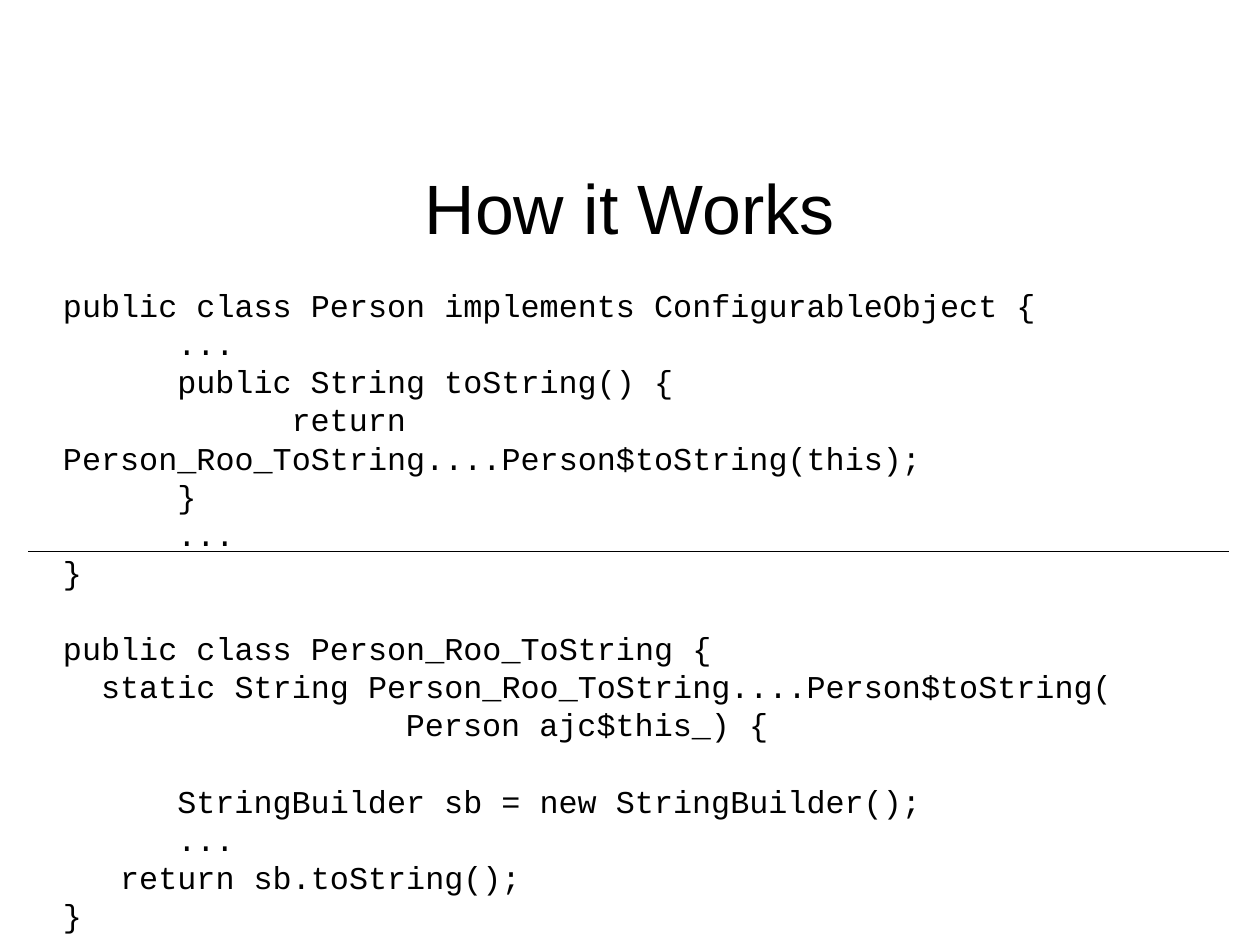
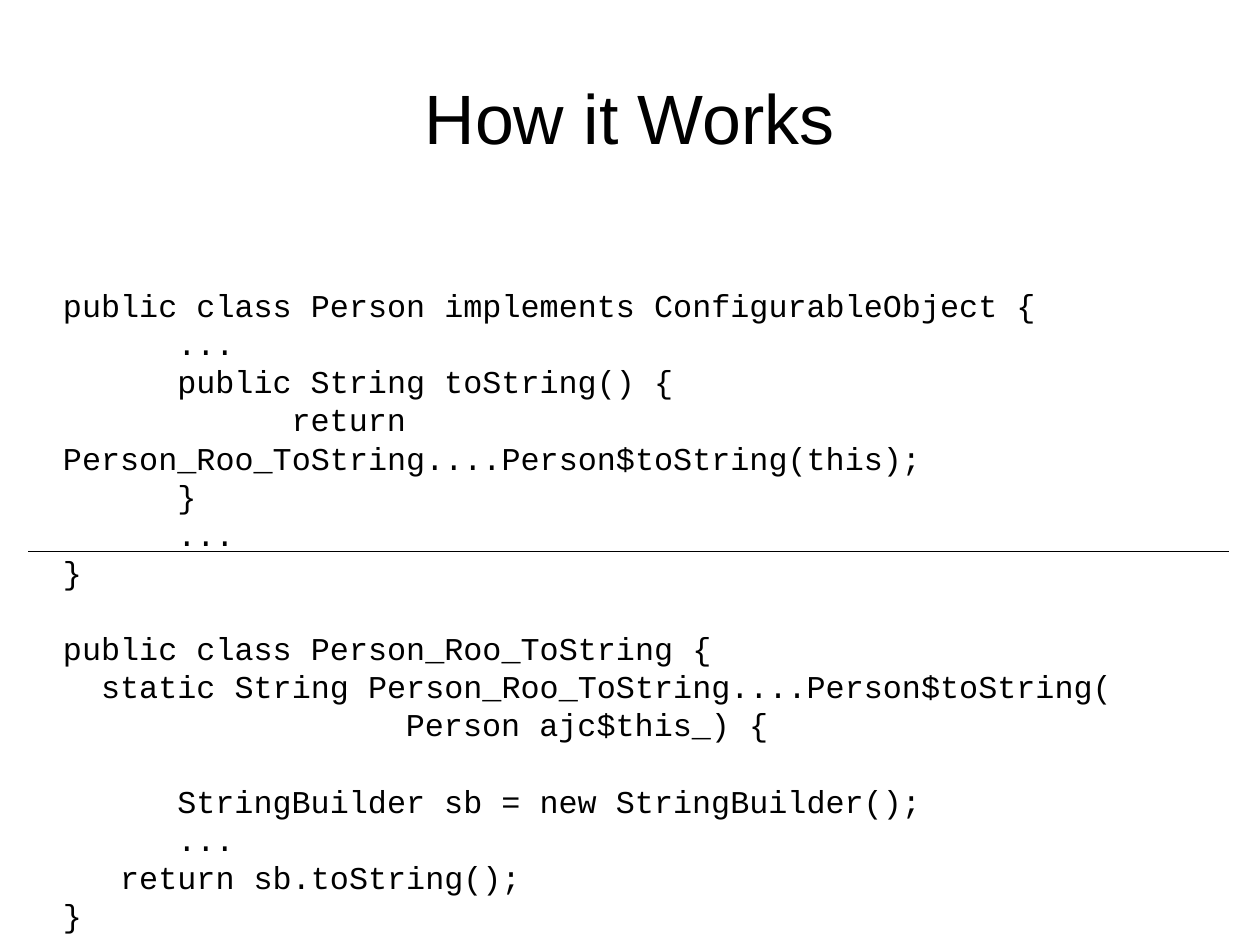
Before and after one commit to HamletDRC/presentations, a slide deck: slide 20 of asttransformations/CodeGeneration_Confess.odp (slide 18 before the commit). Drawn at 1260x945 pixels with LibreOffice and Linux fonts; fonts in the diff are those of the drawing. Boxes give left, top, right and bottom in pixels: in the first picture for what was removed or moved away, otherwise in the second. Text is boxed around its words. In the diff, an @@ line names an element or a change of style, - is before the commit and + after.

```diff
--- a/asttransformations/CodeGeneration_Confess.odp
+++ b/asttransformations/CodeGeneration_Confess.odp
@@ title "How it Works": place and size @@
-title "How it Works" at (425,183,835,235)
+title "How it Works" at (425,93,835,145)
```
Also in this commit, not shown: 7 other slides changed, 3 slides added.
